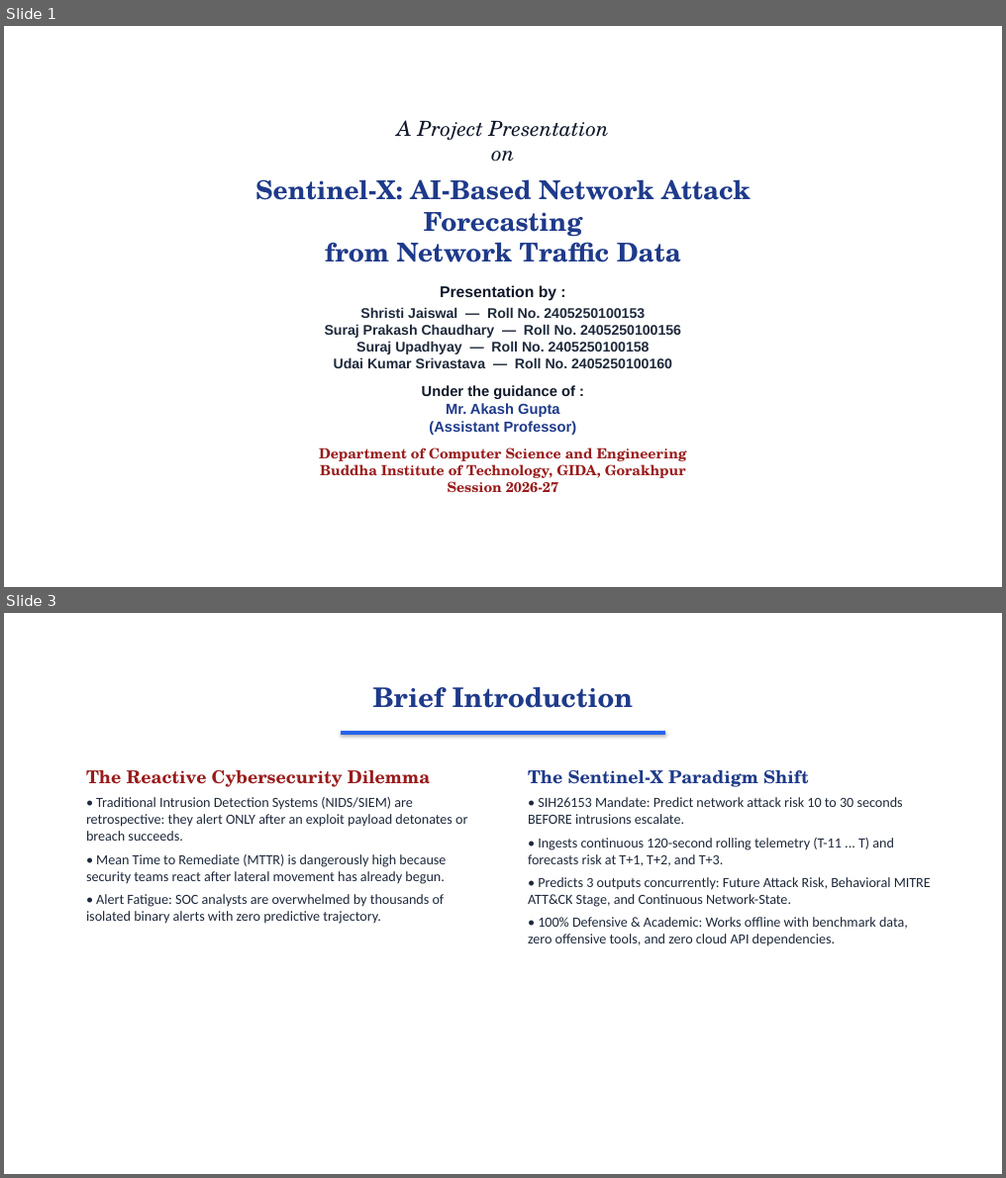
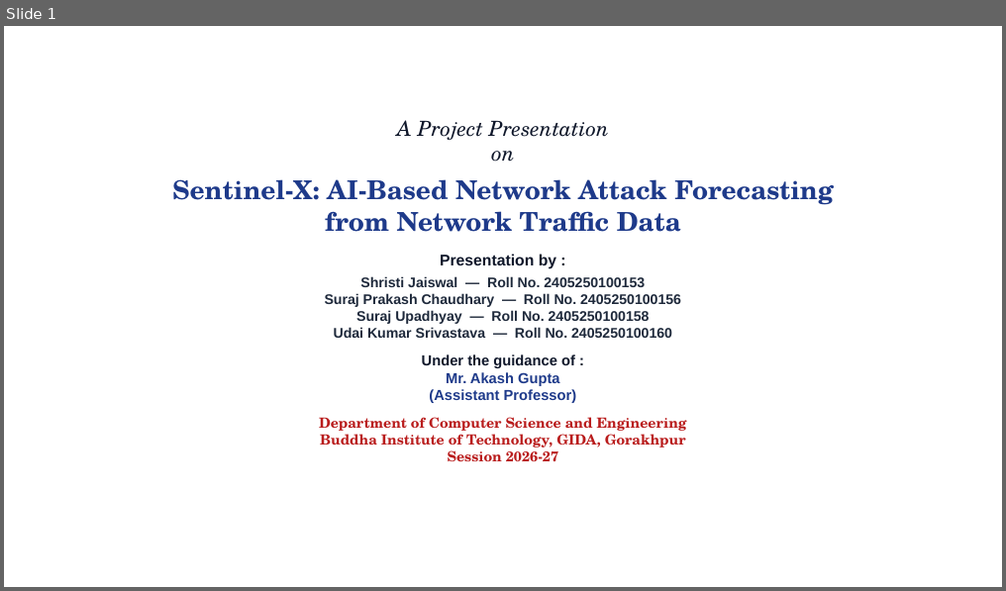
Before and after one commit to surajbuilds53/sentinel-x, a slide deck: Sentinel-X_Presentation.pptx. Shown one above the other, each under a label of ours: slides 1 and 3 before the commit, slide 1 after it; the slides between them are not shown. The pictures are 1006x1178 and 1006x591 pixels, drawn with LibreOffice and Linux fonts; fonts in the diff are those of the drawing; background and template pictures are left out. Boxes give left, top, right and bottom in pixels: in the first picture for what was removed or moved away, otherwise in the second. Text is boxed around its words. In the diff, an @@ line names an element or a change of style, - is before the commit and + after.

```diff
--- a/Sentinel-X_Presentation.pptx
+++ b/Sentinel-X_Presentation.pptx
@@ slide 3 removed at <box>4,613,1002,1174</box>, background picture (left out) @@
@@ text removed at <box>373,687,633,708</box> @@
-Brief Introduction
@@ rectangle removed at <box>341,731,665,735</box> @@
@@ text removed at <box>86,770,467,924</box> @@
-The Reactive Cybersecurity Dilemma
-• Traditional Intrusion Detection Systems (NIDS/SIEM) are retrospective: they alert ONLY after an exploit payload detonates or breach succeeds.
-• Mean Time to Remediate (MTTR) is dangerously high because security teams react after lateral movement has already begun.
-• Alert Fatigue: SOC analysts are overwhelmed by thousands of isolated binary alerts with zero predictive trajectory.
@@ text removed at <box>528,770,931,947</box> @@
-The Sentinel-X Paradigm Shift
-• SIH26153 Mandate: Predict network attack risk 10 to 30 seconds BEFORE intrusions escalate.
-• Ingests continuous 120-second rolling telemetry (T-11 ... T) and forecasts risk at T+1, T+2, and T+3.
-• Predicts 3 outputs concurrently: Future Attack Risk, Behavioral MITRE ATT&CK Stage, and Continuous Network-State.
-• 100% Defensive & Academic: Works offline with benchmark data, zero offensive tools, and zero cloud API dependencies.
@@ slide 1 changed as well @@
@@ text "A Project Presentation on": place and size @@
-text "A Project Presentation on" at <box>255,120,750,492</box>
+text "A Project Presentation on" at <box>172,120,834,462</box>
@@ text at <box>319,417,687,462</box>: text colour #991B1B to #B91C1C in "Department of Computer Science and Engineering Buddha ..." @@
```
Also in this commit, not shown: 1 other slide changed, 12 slides added, 15 other slides removed, 11 other files.
